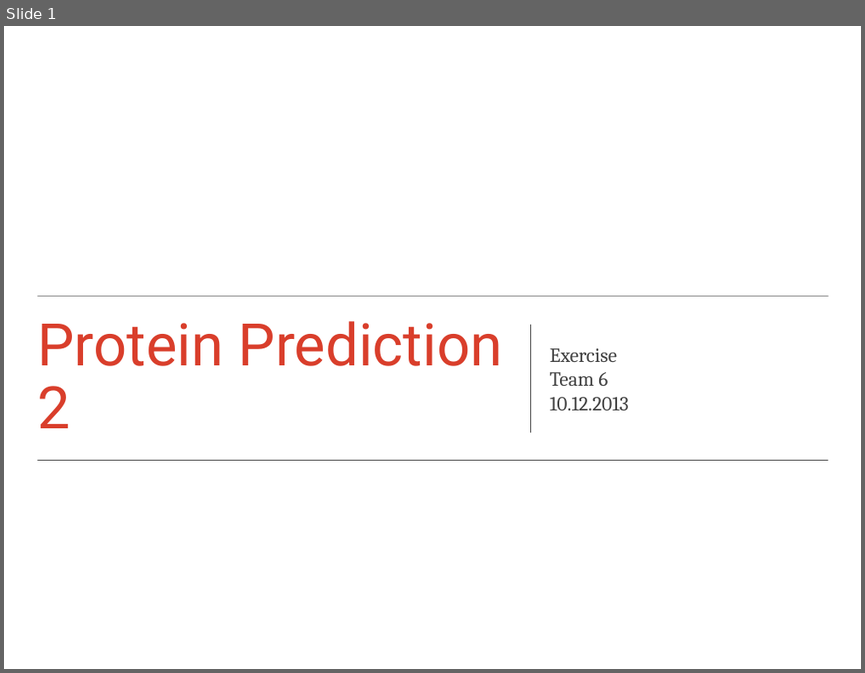
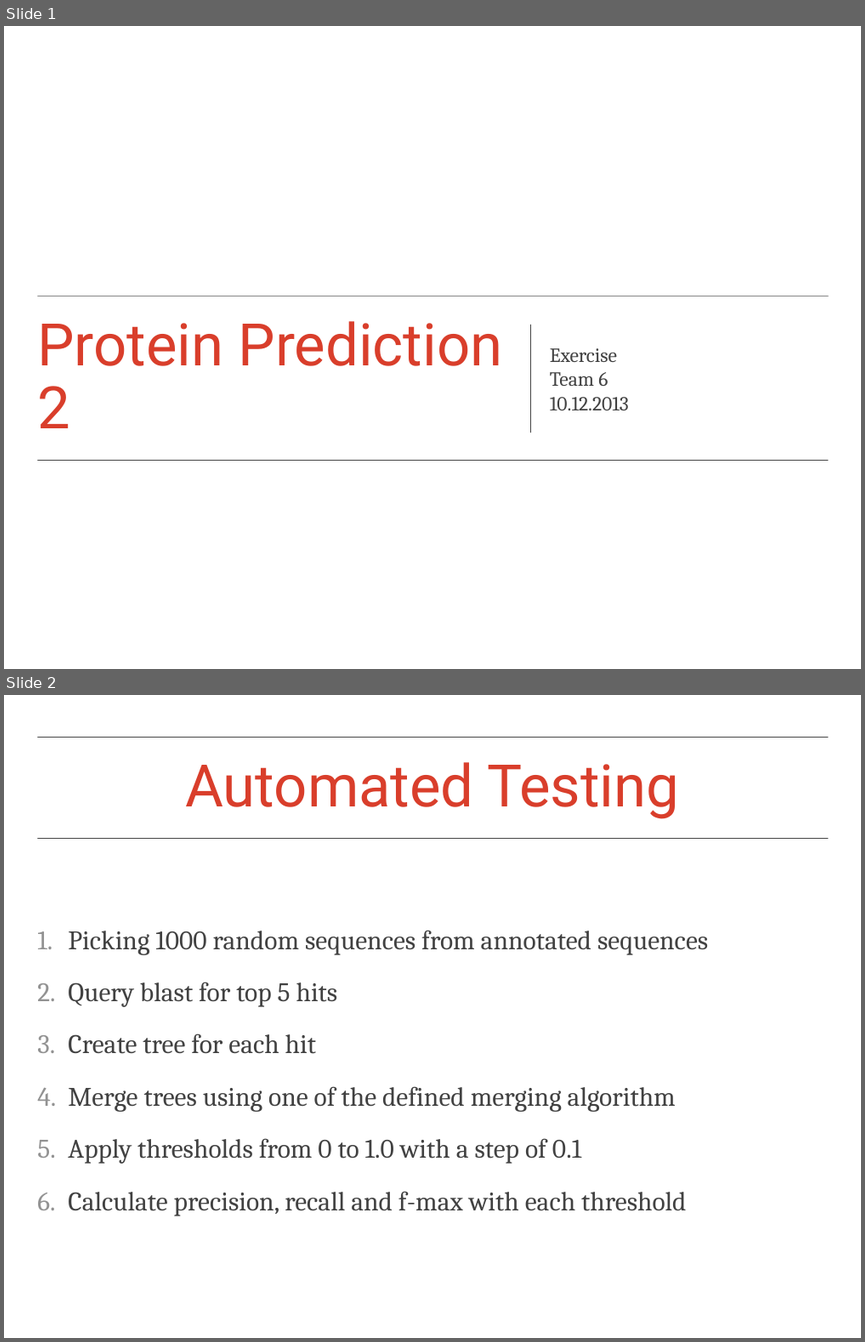
Before and after one commit to otarabai/pp2ex, a slide deck: presentations/2013.12.10/presentation.ppt. Shown one above the other, each under a label of ours: slide 1 before the commit, slides 1 and 2 after it. The pictures are 865x673 and 865x1342 pixels, drawn with LibreOffice and Linux fonts; fonts in the diff are those of the drawing; background and template pictures are left out. Boxes give left, top, right and bottom in pixels: in the first picture for what was removed or moved away, otherwise in the second. Text is boxed around its words. In the diff, an @@ line names an element or a change of style, - is before the commit and + after.

```diff
--- a/presentations/2013.12.10/presentation.ppt
+++ b/presentations/2013.12.10/presentation.ppt
@@ slide 2 added at bbox=[4, 695, 861, 1338], background picture (left out) @@
@@ freeform shape added at bbox=[38, 737, 828, 737], outline #444444 0.99 pt @@
@@ title added at bbox=[185, 762, 679, 819], 70 pt, text #D93E2B @@
+Automated Testing
@@ freeform shape added at bbox=[38, 839, 828, 839], outline #444444 0.99 pt @@
@@ text added at bbox=[68, 930, 708, 1216], 32 pt, text #414141 @@
+1. Picking 1000 random sequences from annotated sequences
+2. Query blast for top 5 hits
+3. Create tree for each hit
+4. Merge trees using one of the defined merging algorithm
+5. Apply thresholds from 0 to 1.0 with a step of 0.1
+6. Calculate precision, recall and f-max with each threshold
```
Also in this commit, not shown: 1 slide changed, 13 other files.
